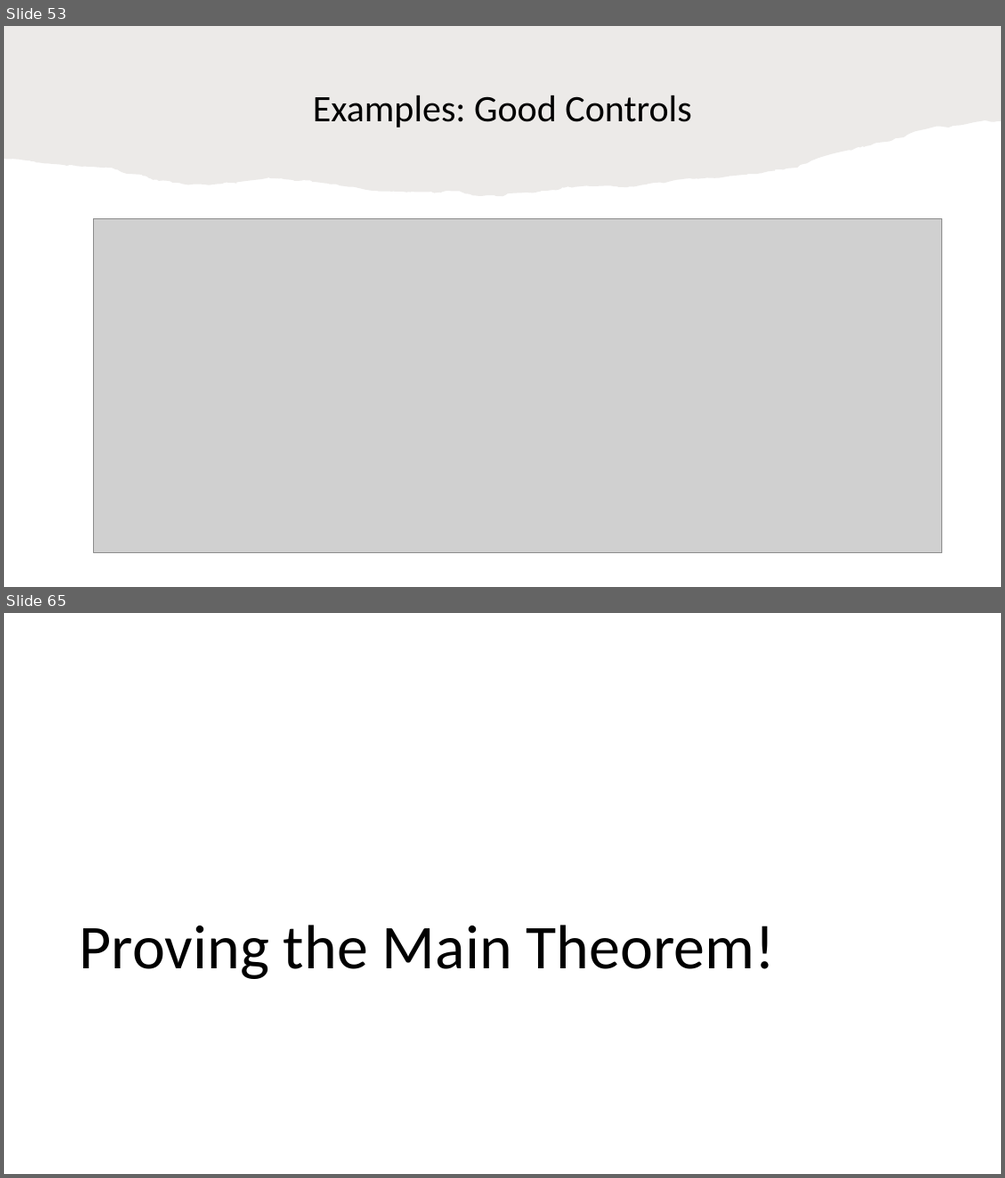
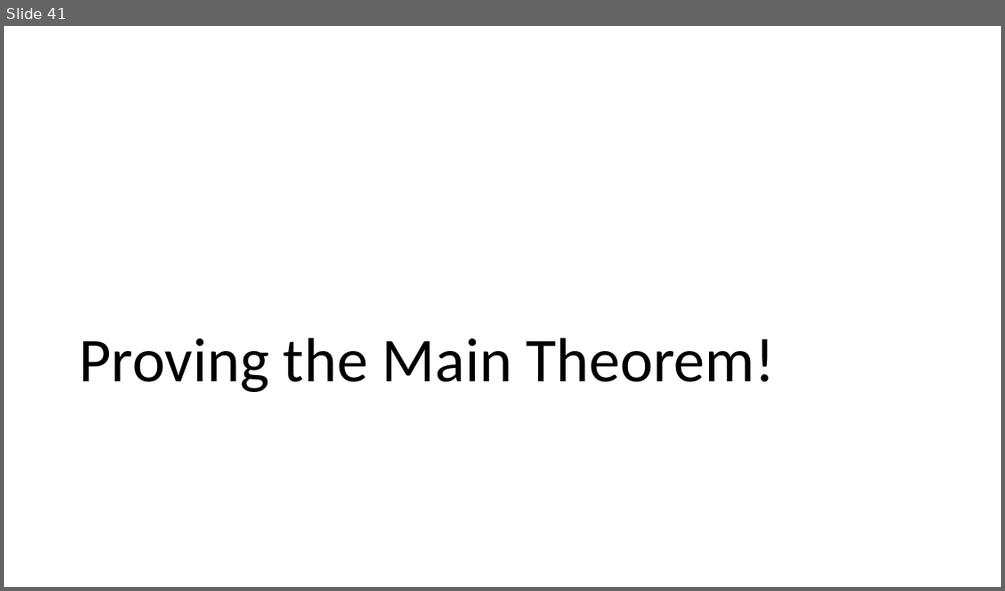
Before and after one commit to stanford-msande228/winter25, a slide deck: assets/presentations/MSANDE228_Lecture9_DAGs.pptx. Shown one above the other, each under a label of ours: slides 53 and 65 before the commit, slide 41 after it; the slides between them are not shown. The pictures are 1005x1178 and 1005x591 pixels, drawn with LibreOffice and Linux fonts; fonts in the diff are those of the drawing; grey boxes stand for pictures. Boxes give left, top, right and bottom in pixels: in the first picture for what was removed or moved away, otherwise in the second. Text is boxed around its words. In the diff, an @@ line names an element or a change of style, - is before the commit and + after.

```diff
--- a/assets/presentations/MSANDE228_Lecture9_DAGs.pptx
+++ b/assets/presentations/MSANDE228_Lecture9_DAGs.pptx
@@ slide 53 removed at <box>4,26,1001,587</box>, background #FFFFFF @@
@@ freeform shape removed at <box>4,26,1001,197</box> @@
@@ title removed at <box>313,95,691,127</box> @@
-Examples: Good Controls
@@ picture removed at <box>94,219,942,553</box> @@
@@ what was slide 65 is now slide 41 @@
```
Also in this commit, not shown: 23 other slides removed, 1 other file.
